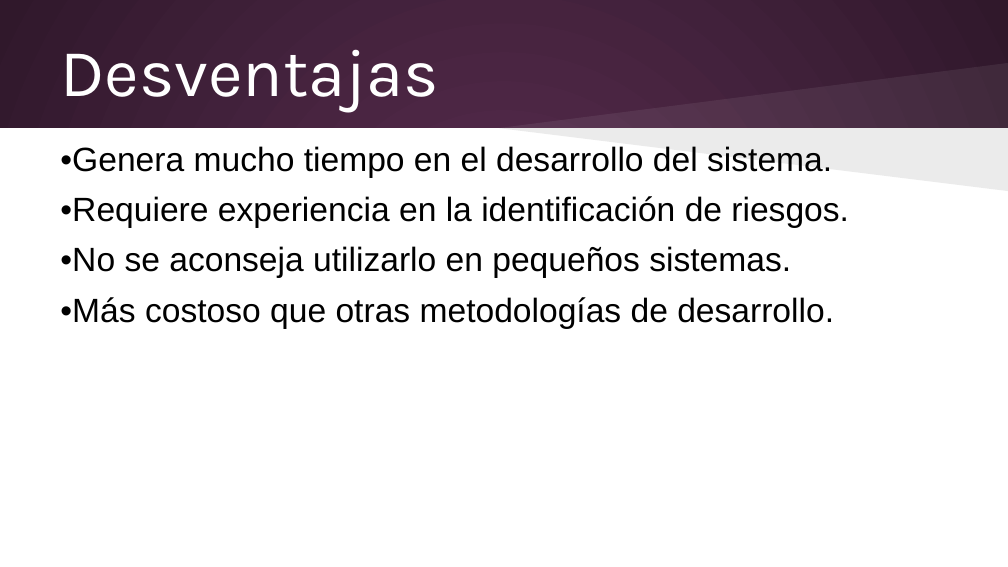
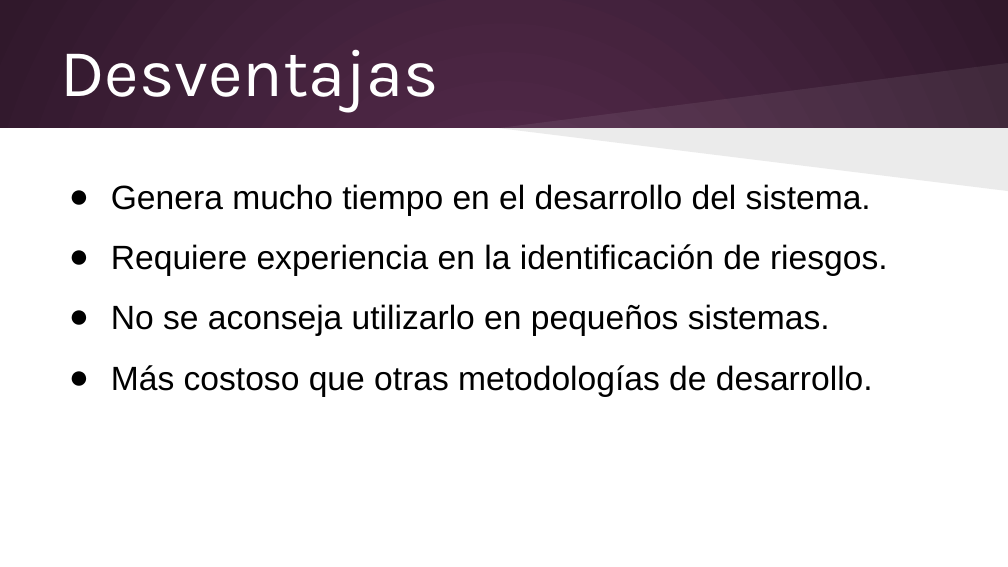
Before and after one commit to elizabethvillalobos/cenfotec-proyecto-1, a slide deck: slide 11 of Entregables/Alvaro/Metodologías de Desarrollo/Presentación viernes 13 de junio.pptx (slide 10 before the commit). Drawn at 1008x567 pixels with LibreOffice and Linux fonts; fonts in the diff are those of the drawing. Boxes give left, top, right and bottom in pixels: in the first picture for what was removed or moved away, otherwise in the second. Text is boxed around its words. In the diff, an @@ line names an element or a change of style, - is before the commit and + after.

```diff
--- a/Entregables/Alvaro/Metodologías de Desarrollo/Presentación viernes 13 de junio.pptx
+++ b/Entregables/Alvaro/Metodologías de Desarrollo/Presentación viernes 13 de junio.pptx
@@ text at (x1=111, y1=184, x2=888, y2=397): text changed @@
-•Genera mucho tiempo en el desarrollo del sistema.
-•Requiere experiencia en la identificación de riesgos.
-•No se aconseja utilizarlo en pequeños sistemas.
-•Más costoso que otras metodologías de desarrollo.
+● Genera mucho tiempo en el desarrollo del sistema.
+● Requiere experiencia en la identificación de riesgos.
+● No se aconseja utilizarlo en pequeños sistemas.
+● Más costoso que otras metodologías de desarrollo.
```
Also in this commit, not shown: 16 other slides changed, 1 slide added, 26 other files.
